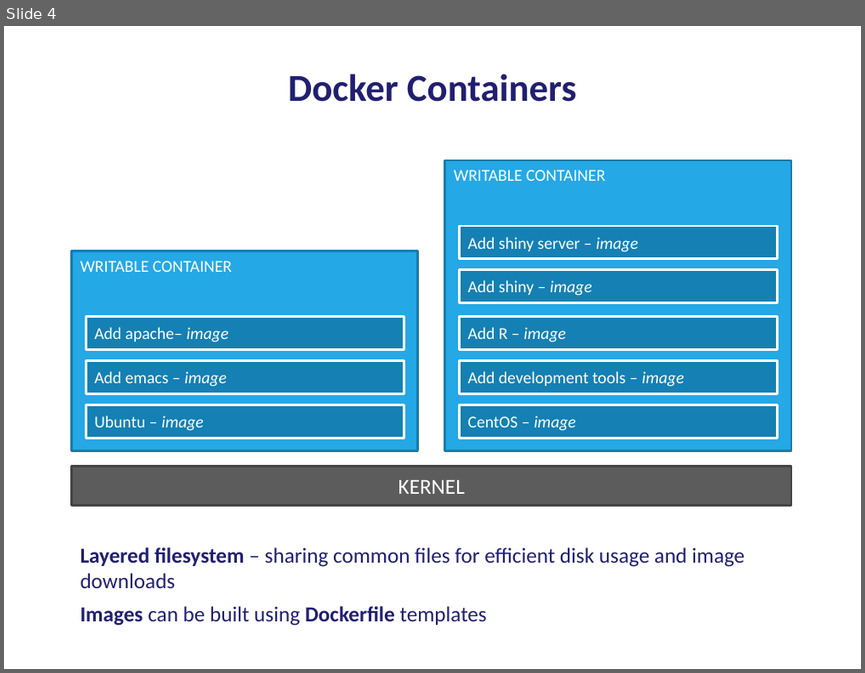
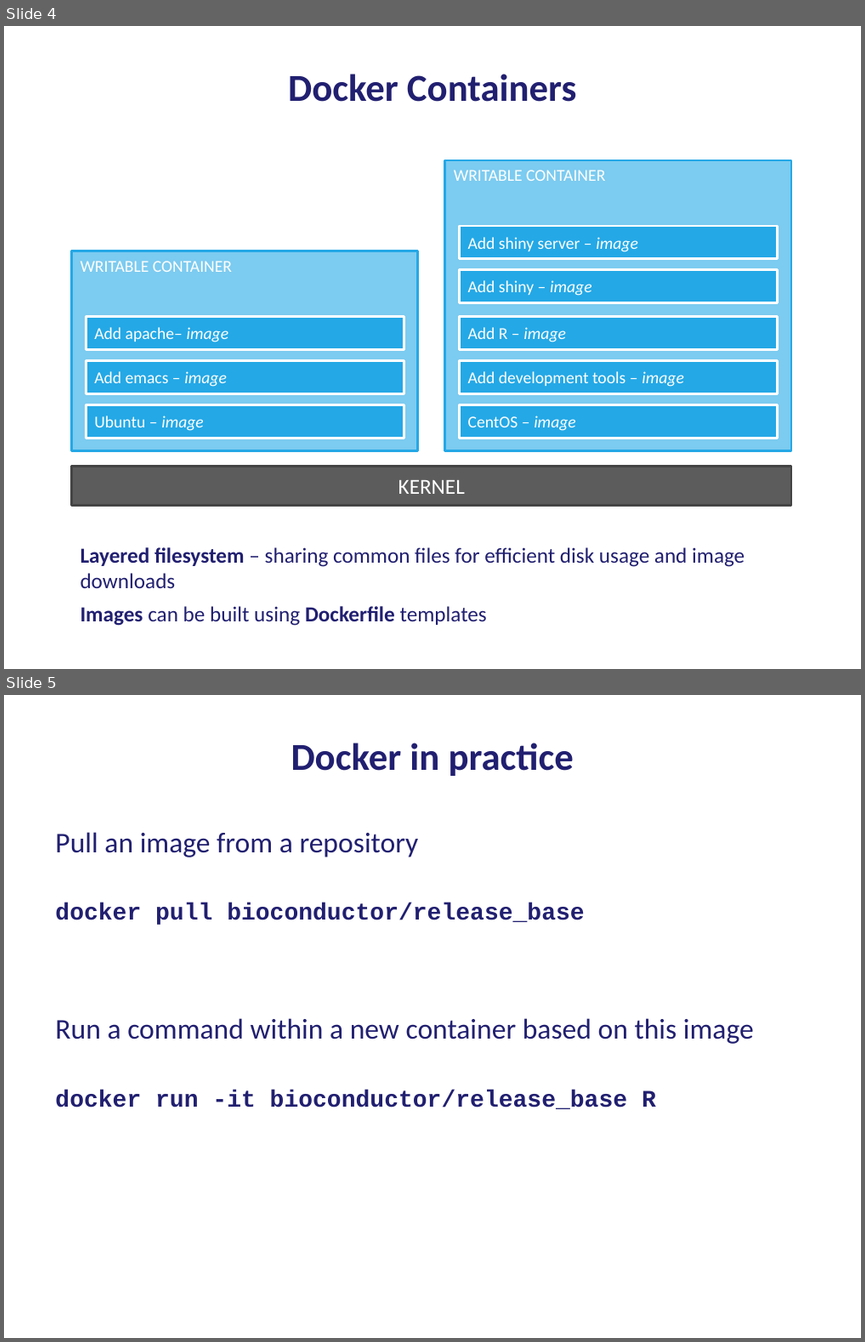
Before and after one commit to bioinformatics-core-shared-training/docker-4-bioinformatics, a slide deck: IntroductionToDocker.pptx. Shown one above the other, each under a label of ours: slide 4 before the commit, slides 4 and 5 after it. The pictures are 865x673 and 865x1342 pixels, drawn with LibreOffice and Linux fonts; fonts in the diff are those of the drawing. Boxes give left, top, right and bottom in pixels: in the first picture for what was removed or moved away, otherwise in the second. Text is boxed around its words. In the diff, an @@ line names an element or a change of style, - is before the commit and + after.

Commit message:
Added slides showing some basic docker commands and how to build an image

```diff
--- a/IntroductionToDocker.pptx
+++ b/IntroductionToDocker.pptx
@@ slide 5 added at (4,695,861,1338), background #FFFFFF @@
@@ title added at (291,743,574,776), 32 pt, text #211F70, bold @@
+Docker in practice
@@ text added at (55,832,754,1109), 20 pt, text #211F70, bold @@
+Pull an image from a repository
+docker pull bioconductor/release_base
+Run a command within a new container based on this image
+docker run -it bioconductor/release_base R
@@ slide 4 changed as well @@
@@ rectangle "WRITABLE CONTAINER" at (445,160,791,451): fill #24A8E6 to #7CCBF0; outline #1B7CAA 2 pt to #24A8E6 2 pt @@
@@ fill #1480B3 to #24A8E6 in 8 elements at (86,405,404,437), (86,361,404,393), (86,317,404,349), (459,405,777,437), (459,361,777,393), (459,317,777,349), (459,269,777,302), (459,226,777,258) @@
@@ rectangle "WRITABLE CONTAINER" at (72,250,418,450): fill #24A8E6 to #7CCBF0; outline #1B7CAA 2 pt to #24A8E6 2 pt @@
```
Also in this commit, not shown: 8 other slides changed, 1 other slide added.
